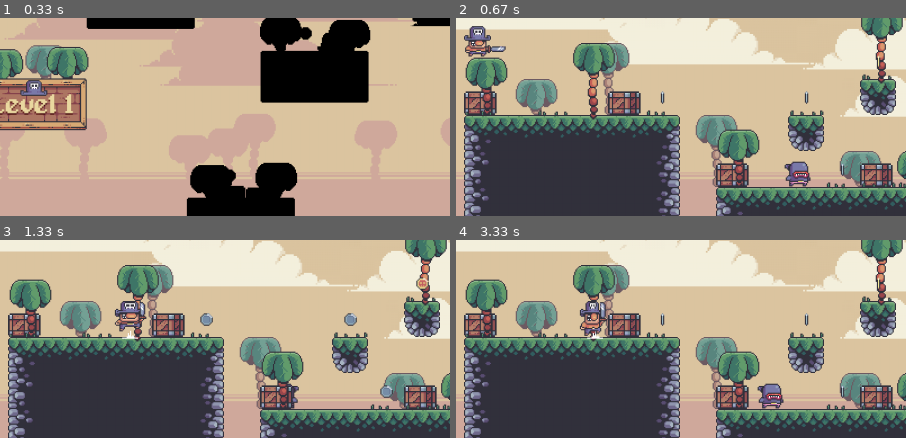
Above: before the commit, frames 1-4 (two rows, left to right).
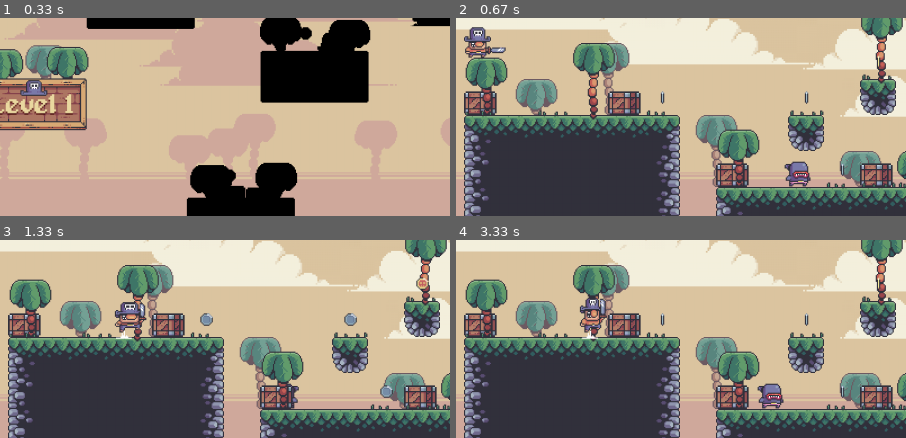
Above: after the commit, the same moments.

Repository: harryodubhghaill/pygame-platformer
Game: pygame game, started from main.py
Two runs of this game, one before a commit and one after it. Both use one fixed random seed, a clock stepped at 60 frames per second and the inputs below.
Inputs:
- Up to frame 1 (0.33 s): no input
- Up to frame 2 (0.67 s): tap Space at 0.33 s
- Up to frame 3 (1.33 s): hold D 0.67-1.13 s; hold W from 1.17 s (still down)
- Up to frame 4 (3.33 s): release W at 1.47 s; hold D 1.5-1.97 s; hold D 2-2.53 s; hold D 2.57-2.97 s; hold W from 3 s (still down)
The pictures show only the part of the screen within x 3-53%, y 39-89%; the shares and areas given below are measured in that part.

Frame 1 is identical in both runs. In frame 2, 0.6% of the frame differs, in the area x 1-12%, y 4-21%; in frame 3, 0.7%; in frame 4, 0.8%, in the area x 27-34%, y 28-50%.

Commit message:
fix idle animation

Diff:
--- a/overworld.py
+++ b/overworld.py
@@ -30,7 +30,6 @@
             tint_surface = self.image.copy()
             tint_surface.fill('black', None, pygame.BLEND_RGB_MULT)
             self.image.blit(tint_surface, (0, 0))
-
 class Icon(pygame.sprite.Sprite):
     def __init__(self, pos):
         super().__init__()
--- a/player.py
+++ b/player.py
@@ -72,6 +72,8 @@
         else:
             self.image.set_alpha(255)
 
+        self.rect = self.image.get_rect(midbottom = self.rect.midbottom)
+
     def run_dust_animation(self):
         if self.status == 'run' and self.on_ground:
             self.dust_frame_index += self.dust_animation_speed
